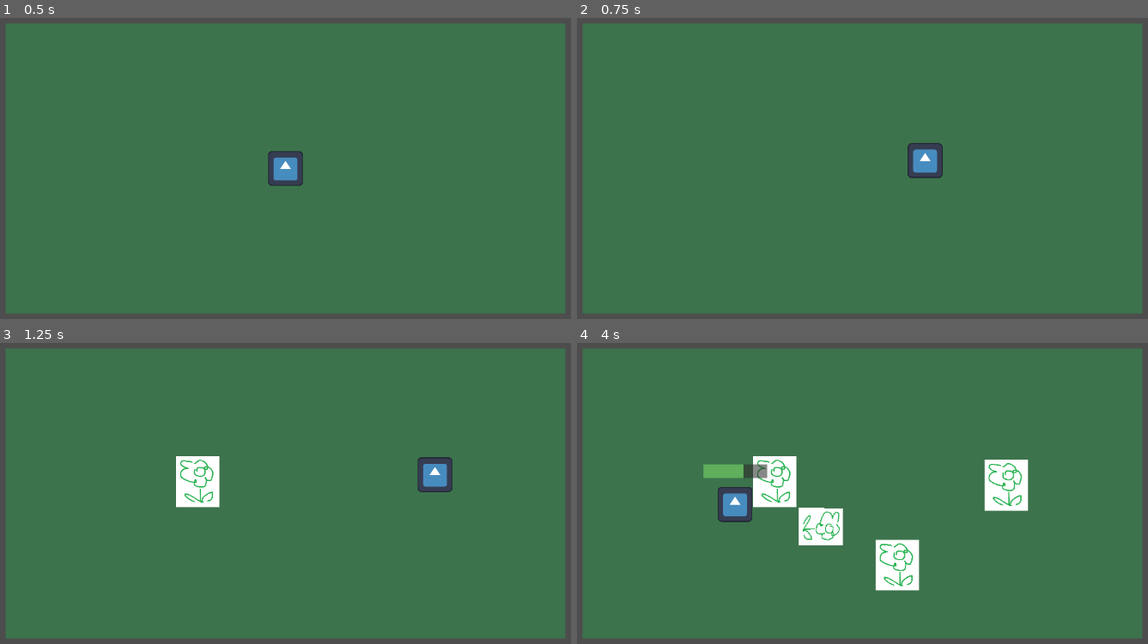
Above: before the commit, frames 1-4 (two rows, left to right).
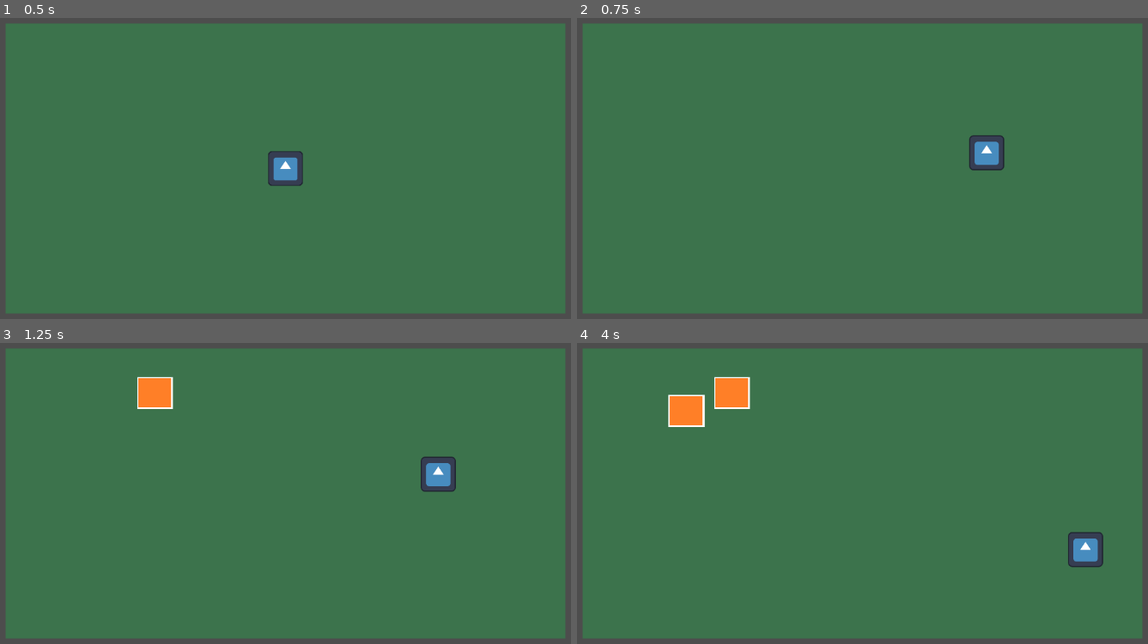
Above: after the commit, the same moments.

Repository: marikadu/FlowerBug
Game: Godot game, scene res://main.tscn
Two runs of this game, one before a commit and one after it. Both use one fixed random seed, a clock stepped at 60 frames per second and the inputs below. The engine's default icon, where the game draws it, is replaced by a stand-in: a white triangle on a blue panel in a dark square.
Inputs (mouse positions are in pixels of both pictures, inside the frame that each line leads up to):
- Up to frame 1 (0.5 s): no input
- Up to frame 2 (0.75 s): tap Enter at 0.5 s; move the mouse to (1010, 150) at 0.52 s; click (1010, 150) at 0.6 s
- Up to frame 3 (1.25 s): no input
- Up to frame 4 (4 s): move the mouse to (725, 511) at 1.27 s; click (725, 511) at 1.35 s; move the mouse to (931, 409) at 2.02 s; click (931, 409) at 2.1 s; move the mouse to (828, 571) at 2.77 s; click (828, 571) at 2.85 s; tap Space at 3.5 s; move the mouse to (1068, 550) at 3.52 s; click (1068, 550) at 3.6 s

Frame 1 is identical in both runs. In frame 2, 1.4% of the frame differs, in the area x 57-75%, y 39-54%; in frame 3, 2.4%; in frame 4, 8.1%, in the area x 15-93%, y 11-83%.

Commit message:
added a speed powerup
added a State Machine to change between states

Diff:
--- /dev/null
+++ b/Globals/Events.gd
@@ -0,0 +1,6 @@
+extends Node
+
+signal game_over
+signal resume_game
+
+signal got_speed_powerup
--- /dev/null
+++ b/States/Normal.gd
@@ -0,0 +1,14 @@
+extends State
+class_name PlayerNormal
+
+@export var max_speed = 710.0
+
+
+# Called when the node enters the scene tree for the first time.
+func _ready() -> void:
+	Events.got_speed_powerup.connect(_on_collected_speed)
+
+
+func _on_collected_speed():
+	# changing the state
+	Transitioned.emit(self, "SpeedPowerUp")
--- /dev/null
+++ b/States/SpeedPowerUp.gd
@@ -0,0 +1,25 @@
+extends State
+class_name SpeedPowerUp
+
+@export var speed_multiplier: float = 1.8
+
+var player: CharacterBody2D
+
+func Enter():
+	player = owner
+	player.max_speed *= speed_multiplier # increasing the speed
+	print("powerup: speed, max speed: ", player.max_speed)
+	$"../../SpeedPowerUpTimer".start()
+
+
+func Exit():
+	# exiting the state, changing the speed back to normal
+	player.max_speed /= speed_multiplier
+	print("powerup expired, max speed: ", player.max_speed)
+
+
+func _on_speed_power_up_timer_timeout() -> void:
+	print("expired, bye")
+	#Exit()
+	Transitioned.emit(self, "PlayerNormal")
+	$"../../SpeedPowerUpTimer".stop()
--- /dev/null
+++ b/States/state.gd
@@ -0,0 +1,16 @@
+extends Node
+class_name State
+
+signal Transitioned
+
+func Enter():
+	pass
+
+func Exit():
+	pass
+
+func Update(_delta: float):
+	pass
+
+func Physics_Update(_delta: float):
+	pass
--- /dev/null
+++ b/States/state_machine.gd
@@ -0,0 +1,40 @@
+extends Node
+
+@export var initial_state: State # defining an initial state
+
+var current_state: State
+var states: Dictionary = {}
+
+func _ready() -> void:
+	for child in get_children():
+		if child is State:
+			states[child.name.to_lower()] = child
+			child.Transitioned.connect(_on_child_transition)
+
+	# if an initial state exists, enter it
+	if initial_state:
+		initial_state.Enter()
+		current_state = initial_state
+
+func _process(delta: float) -> void:
+	if current_state:
+		current_state.Update(delta)
+
+func _physics_process(delta: float) -> void:
+	if current_state:
+		current_state.Physics_Update(delta)
+
+
+func _on_child_transition(state, new_state_name):
+	if state != current_state:
+		return
+	var new_state = states.get(new_state_name.to_lower())
+	if !new_state: # if doesn't find a new state, return
+		return
+
+	if current_state:
+		current_state.Exit() # leaving the previous state
+
+	new_state.Enter() # entering a new state
+
+	current_state = new_state # changing the state
--- a/flower/flower_2.gd
+++ b/flower/flower_2.gd
@@ -2,20 +2,11 @@
 
 @onready var flower_area_2d: Area2D = $FlowerArea2D
 
-
 var player: CharacterBody2D
 
-# Called when the node enters the scene tree for the first time.
 func _ready() -> void:
 	pass # Replace with function body.
 	#player = get_tree().root.get_node("main/insect")
-
-
-
-# Called every frame. 'delta' is the elapsed time since the previous frame.
-func _process(delta: float) -> void:
-	pass
-
 
 
 #func _on_flower_area_2d_body_entered(body: Node2D) -> void:
--- a/main.gd
+++ b/main.gd
@@ -4,14 +4,22 @@
 
 @export var min_flower_distance = 90.0 # in order for the flowers to not overlap
 
+# preloading a list of possible flowers to spawn
 var flower_list = [
 	preload("res://flower/flower_1.tscn"),
 	preload("res://flower/flower_2.tscn")]
-var flower_instances = []
+var flower_instances = [] # making an array empty from the start of the game
+
+# preloading a list of possible power-ups to spawn
+var powerup_list = [
+	preload("res://powerUp/powerUp.tscn")
+]
+var powerup_instances = [] # making an array empty from the start of the game
+
 
 var screen_size
 
-# Called when the node enters the scene tree for the first time.
+
 func _ready() -> void:
 	var player = preload("res://player/insect.tscn")
 	var player_instance = player.instantiate()
@@ -75,3 +83,37 @@
 		flower_instances.erase(flower)
 		flower.queue_free()
 		print("removed flower: ", flower)
+
+
+func remove_powerup(powerup: Node2D) -> void:
+	if powerup:
+		powerup_instances.erase(powerup)
+		powerup.queue_free()
+		print("got powerup: ", powerup)
+
+
+func spawn_powerup():
+	var flower_area_2d = spawn_area.get_node("Area2D")
+	var spawn_shape = flower_area_2d.get_node("CollisionShape2D")
+
+	var rect = spawn_shape.shape.extents * 1.5
+	var random_position: Vector2
+
+	var random_x = randf_range(-rect.x / 2, rect.x / 2)
+	var random_y = randf_range(-rect.y / 2, rect.y / 2)
+	random_position = spawn_area.global_position + Vector2(random_x, random_y)
+
+	var random_powerup = powerup_list[randi() % powerup_list.size()]
+	var powerup_instance = random_powerup.instantiate()
+
+	powerup_instance.position = random_position
+	powerup_instances.append(powerup_instance) # store the instance in the list
+	powerup_instance.add_to_group("powerup") # add to the flower group
+
+	add_child(powerup_instance)
+	#print("powerup: spawned")
+
+
+func _on_power_up_spawn_timer_timeout() -> void:
+	spawn_powerup()
+	pass # Replace with function body.
--- a/main.tscn
+++ b/main.tscn
@@ -6,13 +6,18 @@
 [node name="main" type="Node2D"]
 script = ExtResource("1_ig7tw")
 
-[node name="Flower_Spawn_Timer" type="Timer" parent="."]
-autostart = true
-
 [node name="SpawnArea" parent="." instance=ExtResource("3_h2yge")]
 offset_left = 576.0
 offset_top = 324.0
 offset_right = 576.0
 offset_bottom = 324.0
 
+[node name="Flower_Spawn_Timer" type="Timer" parent="."]
+wait_time = 8.0
+autostart = true
+
+[node name="PowerUp_Spawn_Timer" type="Timer" parent="."]
+autostart = true
+
 [connection signal="timeout" from="Flower_Spawn_Timer" to="." method="_on_flower_spawn_timer_timeout"]
+[connection signal="timeout" from="PowerUp_Spawn_Timer" to="." method="_on_power_up_spawn_timer_timeout"]
--- a/player/insect.gd
+++ b/player/insect.gd
@@ -4,15 +4,18 @@
 @onready var eating_timer: Timer = $EatingTimer
 @onready var eating_bar: ProgressBar = $EatingBar
 
+@onready var speed_power_up_timer: Timer = $SpeedPowerUpTimer
+
 
 #@export var speed = 400.0
-@export var max_speed = 690.0
+@export var max_speed = 760.0
 @export var min_speed = 50.0
 @export var lerp_factor = 0.2
 @export var cursor_threshold = 5.0
 
 var near_flower: bool
 var flower_to_eat: Node2D = null
+var powerup_to_get: Node2D = null
 var is_eating: bool =  false
 
 func _ready() -> void:
@@ -61,7 +64,7 @@
 			print("can't eat")
 
 
-func _process(delta: float) -> void:
+func _process(_delta: float) -> void:
 	if is_eating:
 		var percentage = (eating_timer.time_left / eating_timer.wait_time) * 100
 		eating_bar.value = 100 - percentage
@@ -71,14 +74,19 @@
 		near_flower = true
 		flower_to_eat = body # detecting this specific flower
 		#print("area: near flower")
-		print("area: ", near_flower)
+		#print("area: ", near_flower)
+
+	if body.is_in_group("powerup"):
+		powerup_to_get = body # detecting this specific flower
+		get_parent().remove_powerup(powerup_to_get)
+		Events.got_speed_powerup.emit()
 
 
 func _on_insect_area_2d_body_exited(body: Node2D) -> void:
 	if body.is_in_group("flower"):
 		near_flower = false
 		flower_to_eat = null # clearing stored flower
-		print("area: ", near_flower)
+		#print("area: ", near_flower)
 
 
 func _on_eating_timer_timeout() -> void:
@@ -88,3 +96,10 @@
 		eating_bar.hide()
 		near_flower = false
 		is_eating = false
+
+
+#func _on_player_collected_power_up():
+	## switching the state
+	#Transitioned.emit(self, "SpeedPowerUp")
+	#pass
+	#_on_child_transition(current_state, "SpeedPowerUp")
--- a/player/insect.tscn
+++ b/player/insect.tscn
@@ -1,8 +1,11 @@
-[gd_scene load_steps=7 format=3 uid="uid://b4msv7itrsdr8"]
+[gd_scene load_steps=10 format=3 uid="uid://b4msv7itrsdr8"]
 
 [ext_resource type="Script" uid="uid://bd0tug1ap5pnm" path="res://player/insect.gd" id="1_ev3hp"]
 [ext_resource type="Texture2D" uid="uid://df7jeoknp7svk" path="res://icon.svg" id="2_4e74r"]
 [ext_resource type="Script" uid="uid://bw3n681r4wvoa" path="res://player/eating_progress.gd" id="3_4e74r"]
+[ext_resource type="Script" uid="uid://brtwcnydtbbf" path="res://States/state_machine.gd" id="4_c1dqc"]
+[ext_resource type="Script" uid="uid://cub5b7ogl4hk5" path="res://States/Normal.gd" id="5_xut38"]
+[ext_resource type="Script" uid="uid://dj284f5slhphn" path="res://States/SpeedPowerUp.gd" id="6_mydgl"]
 
 [sub_resource type="CircleShape2D" id="CircleShape2D_1kt6d"]
 radius = 39.5
@@ -13,7 +16,7 @@
 [sub_resource type="StyleBoxFlat" id="StyleBoxFlat_xut38"]
 bg_color = Color(0.372757, 0.686339, 0.363004, 1)
 
-[node name="insect" type="CharacterBody2D"]
+[node name="insect" type="CharacterBody2D" groups=["player"]]
 z_index = 1
 script = ExtResource("1_ev3hp")
 
@@ -32,8 +35,11 @@
 shape = SubResource("CircleShape2D_1kt6d")
 
 [node name="EatingTimer" type="Timer" parent="."]
-wait_time = 3.0
+wait_time = 2.4
 one_shot = true
+
+[node name="SpeedPowerUpTimer" type="Timer" parent="."]
+wait_time = 5.0
 
 [node name="EatingBar" type="ProgressBar" parent="."]
 offset_left = -53.0
@@ -46,6 +52,19 @@
 show_percentage = false
 script = ExtResource("3_4e74r")
 
+[node name="StateMachine" type="Node" parent="." node_paths=PackedStringArray("initial_state")]
+script = ExtResource("4_c1dqc")
+initial_state = NodePath("SpeedPowerUp")
+
+[node name="PlayerNormal" type="Node" parent="StateMachine"]
+script = ExtResource("5_xut38")
+metadata/_custom_type_script = "uid://cub5b7ogl4hk5"
+
+[node name="SpeedPowerUp" type="Node" parent="StateMachine"]
+script = ExtResource("6_mydgl")
+metadata/_custom_type_script = "uid://dj284f5slhphn"
+
 [connection signal="body_entered" from="InsectArea2D" to="." method="_on_insect_area_2d_body_entered"]
 [connection signal="body_exited" from="InsectArea2D" to="." method="_on_insect_area_2d_body_exited"]
 [connection signal="timeout" from="EatingTimer" to="." method="_on_eating_timer_timeout"]
+[connection signal="timeout" from="SpeedPowerUpTimer" to="StateMachine/SpeedPowerUp" method="_on_speed_power_up_timer_timeout"]
--- /dev/null
+++ b/powerUp/powerUp.tscn
@@ -0,0 +1,24 @@
+[gd_scene load_steps=4 format=3 uid="uid://b8qdk4k7i65cx"]
+
+[ext_resource type="Script" uid="uid://ckec52spkfycu" path="res://powerUp/power_up.gd" id="1_78kfq"]
+[ext_resource type="Texture2D" uid="uid://mlyl56l1fw7s" path="res://powerUp/powerup.png" id="1_pbosq"]
+
+[sub_resource type="RectangleShape2D" id="RectangleShape2D_78kfq"]
+size = Vector2(80, 80)
+
+[node name="CharacterBody2D" type="CharacterBody2D" groups=["powerup"]]
+script = ExtResource("1_78kfq")
+
+[node name="Powerup" type="Sprite2D" parent="."]
+scale = Vector2(0.42, 0.42)
+texture = ExtResource("1_pbosq")
+
+[node name="PowerUp" type="Area2D" parent="."]
+
+[node name="CollisionShape2D" type="CollisionShape2D" parent="PowerUp"]
+shape = SubResource("RectangleShape2D_78kfq")
+
+[node name="CollisionShape2D" type="CollisionShape2D" parent="."]
+shape = SubResource("RectangleShape2D_78kfq")
+
+[connection signal="body_entered" from="PowerUp" to="." method="_on_power_up_body_entered"]
--- /dev/null
+++ b/powerUp/power_up.gd
@@ -0,0 +1,33 @@
+extends CharacterBody2D
+
+var player
+
+# Called when the node enters the scene tree for the first time.
+func _ready() -> void:
+	player = preload("res://player/insect.tscn")
+	pass # Replace with function body.
+
+
+# Called every frame. 'delta' is the elapsed time since the previous frame.
+func _process(delta: float) -> void:
+	pass
+
+
+#func _on_body_entered(body: Node2D) -> void:
+	#if body == player:
+		#print("detected player")
+		#queue_free()
+#
+#
+#func _on_area_entered(area: Area2D) -> void:
+	#if area == player:
+		#print("detected player")
+		#queue_free()
+	#pass # Replace with function body.
+
+
+func _on_power_up_body_entered(body: Node2D) -> void:
+	#if body == player:
+	if body.is_in_group("player"):
+		print("detected player")
+		#queue_free()
--- a/project.godot
+++ b/project.godot
@@ -15,9 +15,15 @@
 config/features=PackedStringArray("4.4", "Forward Plus")
 config/icon="res://icon.svg"
 
+[autoload]
+
+Events="*res://Globals/Events.gd"
+
 [global_group]
 
 flower=""
+powerup=""
+player=""
 
 [input]
 
Not shown, added: Globals/Events.gd.uid
Not shown, added: States/Normal.gd.uid
Not shown, added: States/SpeedPowerUp.gd.uid
Not shown, added: States/state.gd.uid
Not shown, added: States/state_machine.gd.uid
Not shown, added: powerUp/power_up.gd.uid
Binary file added: powerUp/powerup.png
Not shown, added: powerUp/powerup.png.import
Not shown, added: powerUp/powerUp.tscn4349972202.tmp
